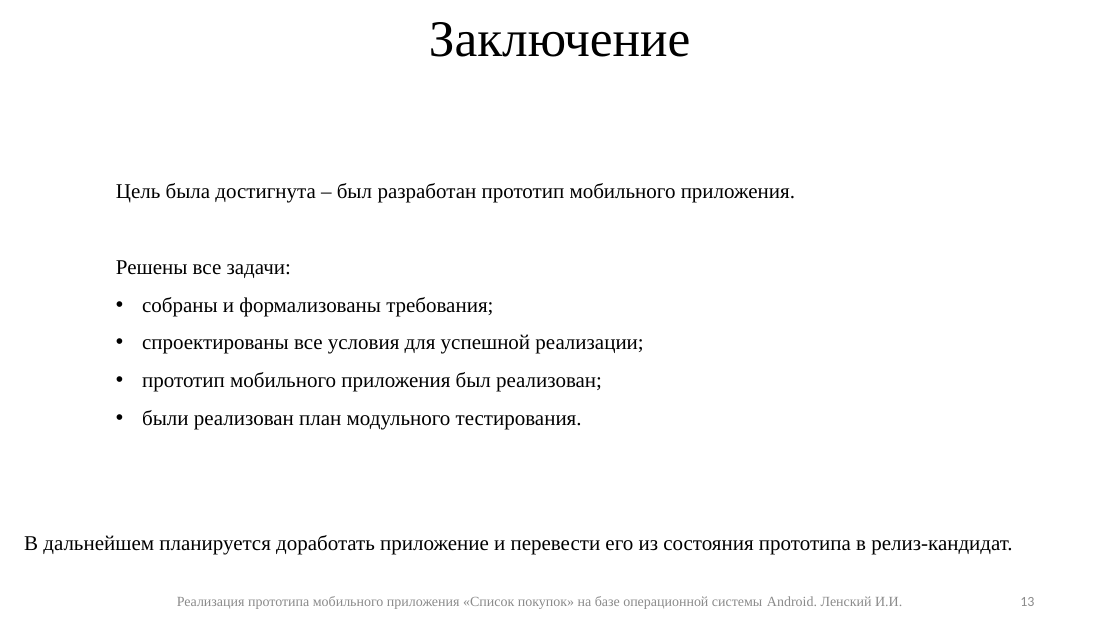
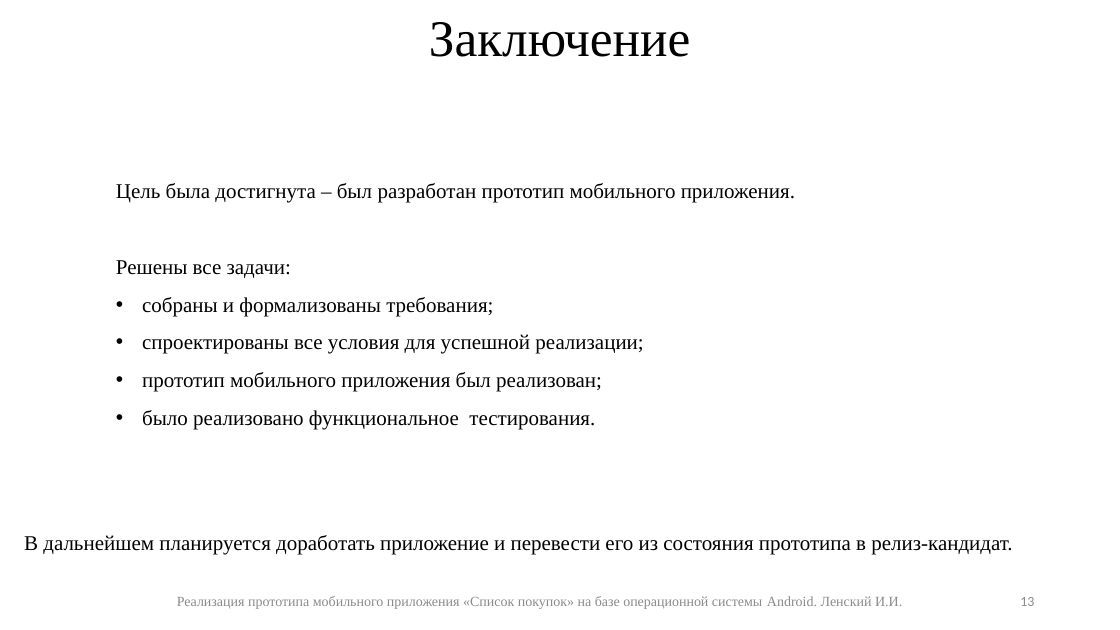
Before and after one commit to IliaLenskii/graduate-work, a slide deck: slide 13 of 3/java-2021-1-Lenskii.pptx. Drawn at 1120x630 pixels with LibreOffice and Linux fonts; fonts in the diff are those of the drawing. Boxes give left, top, right and bottom in pixels: in the first picture for what was removed or moved away, otherwise in the second. Text is boxed around its words. In the diff, an @@ line names an element or a change of style, - is before the commit and + after.

```diff
--- a/3/java-2021-1-Lenskii.pptx
+++ b/3/java-2021-1-Lenskii.pptx
@@ text at (142, 410, 595, 430): text changed @@
-• были реализован план модульного тестирования.
+• было реализовано функциональное тестирования.
```
Also in this commit, not shown: 1 other slide changed.
